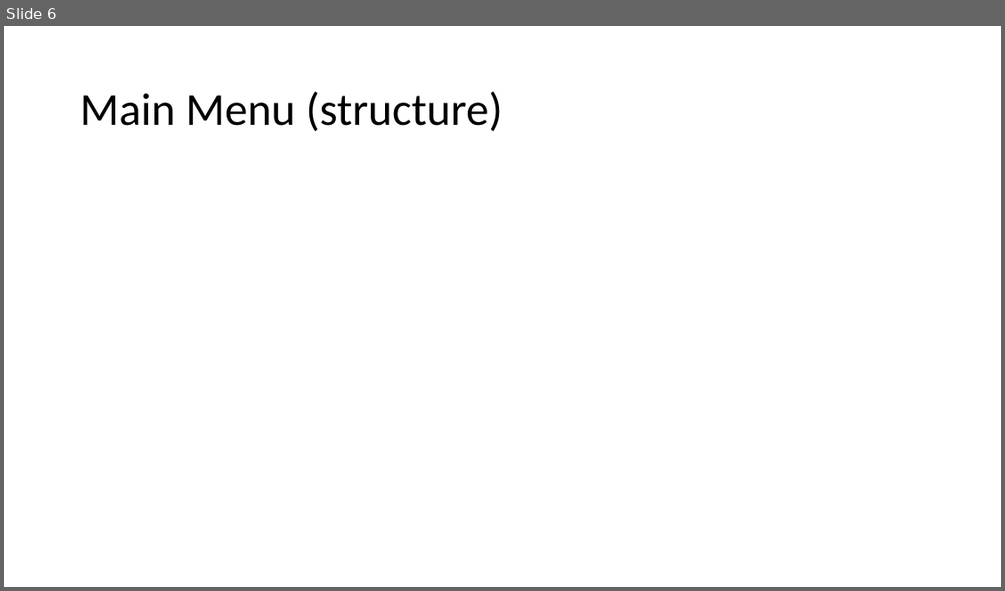
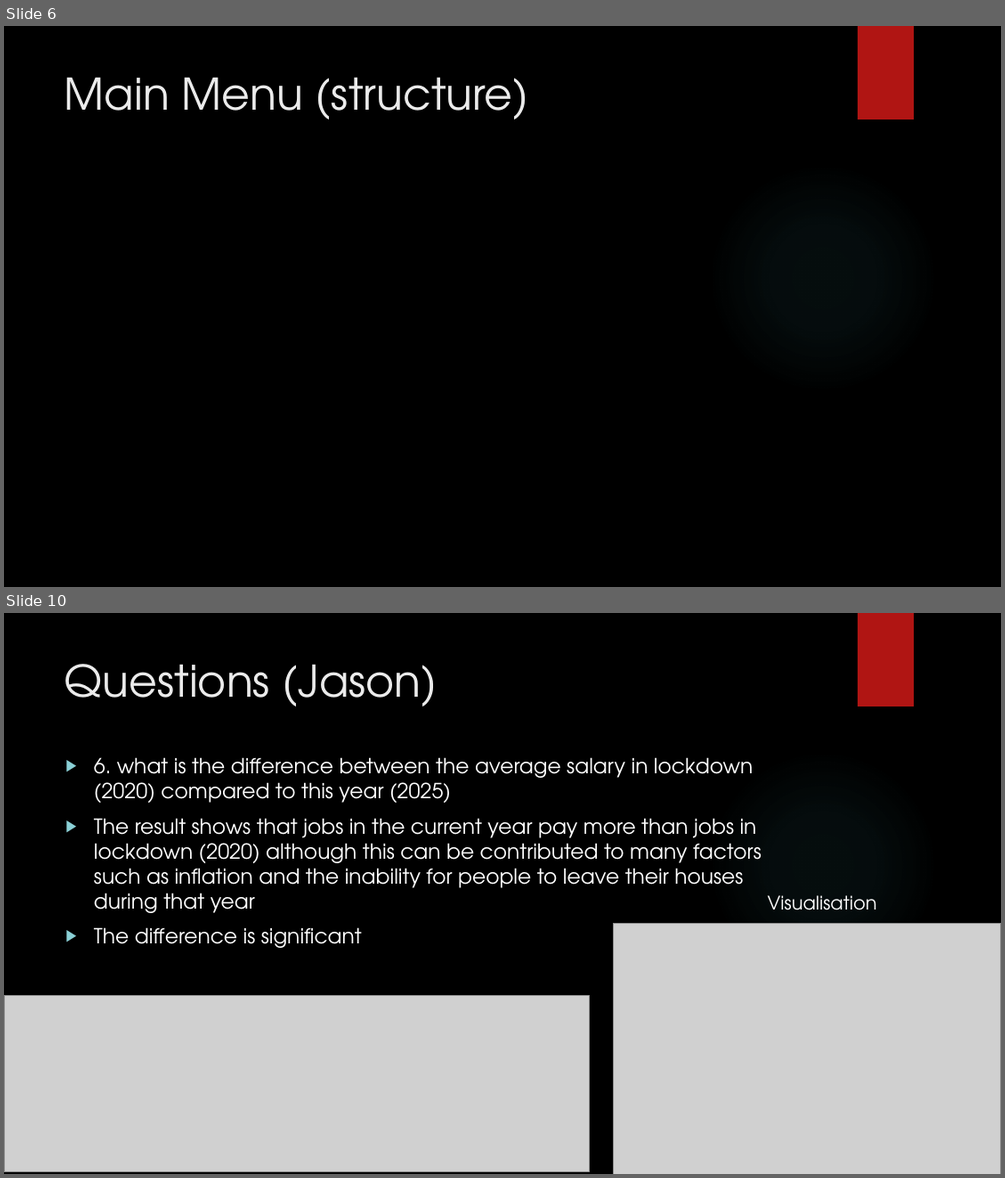
Before and after one commit to csmfduro/salaries, a slide deck: Computer Science Workshop Presentation.pptx. Shown one above the other, each under a label of ours: slide 6 before the commit, slides 6 and 10 after it; the slides between them are not shown. The pictures are 1005x591 and 1005x1178 pixels, drawn with LibreOffice and Linux fonts; fonts in the diff are those of the drawing; grey boxes stand for pictures; background and template pictures are left out. Boxes give left, top, right and bottom in pixels: in the first picture for what was removed or moved away, otherwise in the second. Text is boxed around its words. In the diff, an @@ line names an element or a change of style, - is before the commit and + after.

Commit message:
Worked on Presentation slides
Filled in slides 1-5, 7, 9-10 of presentation

```diff
--- a/Computer Science Workshop Presentation.pptx
+++ b/Computer Science Workshop Presentation.pptx
@@ slide 10 added at <box>4,613,1001,1174</box>, background picture (left out); not listed: 2 template elements that a slide beside it also shows @@
@@ title added at <box>65,664,437,706</box>, 42 pt, text #EBEBEB @@
+Questions (Jason)
@@ text added at <box>94,757,761,948</box>, 20 pt, text #FFFFFF @@
+▶ 6. what is the difference between the average salary in lockdown (2020) compared to this year (2025)
+▶ The result shows that jobs in the current year pay more than jobs in lockdown (2020) although this can be contributed to many factors such as inflation and the inability for people to leave their houses during that year
+▶ The difference is significant
@@ text added at <box>768,895,877,910</box>, 18 pt, text #FFFFFF @@
+Visualisation
@@ picture added at <box>614,924,1001,1174</box> @@
@@ picture added at <box>4,995,589,1172</box> @@
@@ slide 6 changed as well @@
@@ background #FFFFFF to picture (left out) @@
@@ rectangle added at <box>858,26,914,119</box>, fill #B01513 @@
@@ title "Main Menu (structure)": place and size @@
-title "Main Menu (structure)" at <box>80,91,502,131</box>
+title "Main Menu (structure)" at <box>65,77,529,119</box>
@@ title "Main Menu (structure)" at <box>65,77,529,119</box>: size 44 to 42 pt, font Calibri to TeX Gyre Adventor, text colour #000000 to #EBEBEB; line spacing 0.9 to 1; vertical alignment middle to top @@
@@ ellipse added at <box>708,163,938,394</box>, fill gradient #50B9C1 @@
```
Also in this commit, not shown: 11 other slides changed, 5 other slides added, 5 slides removed.
